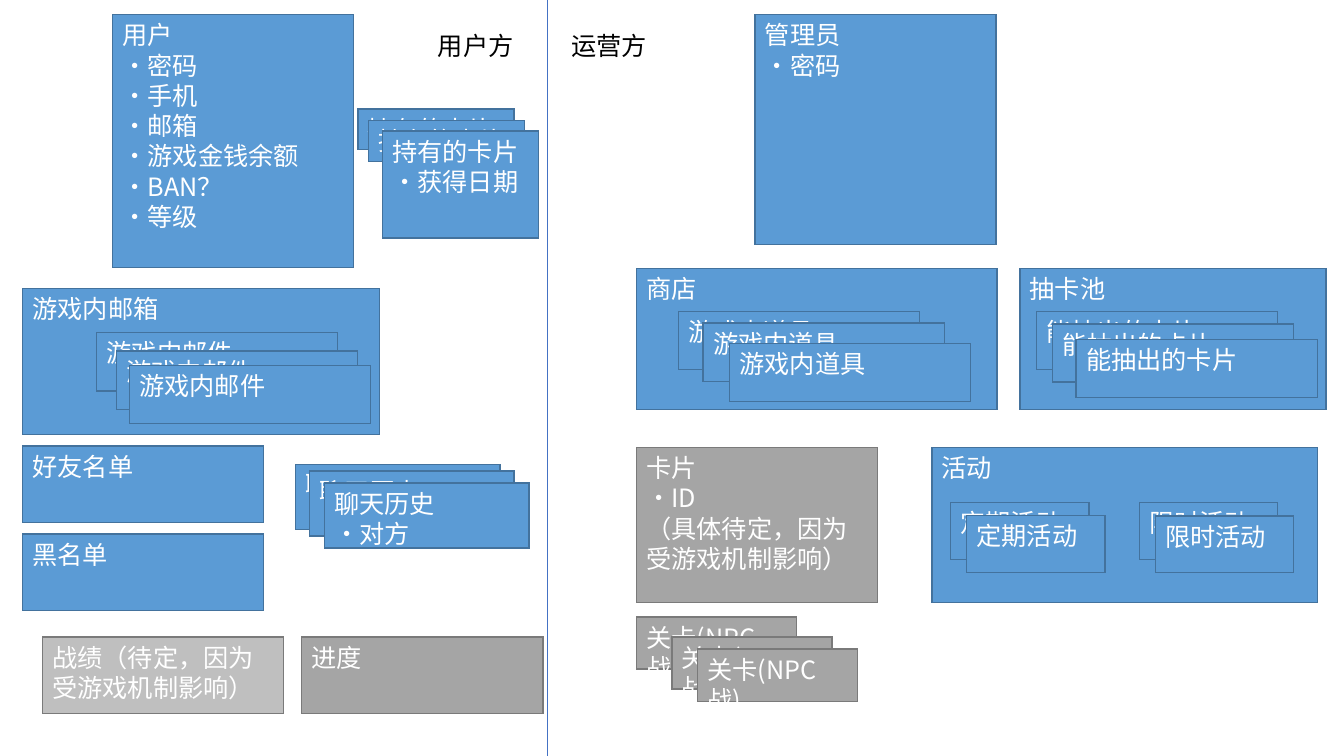
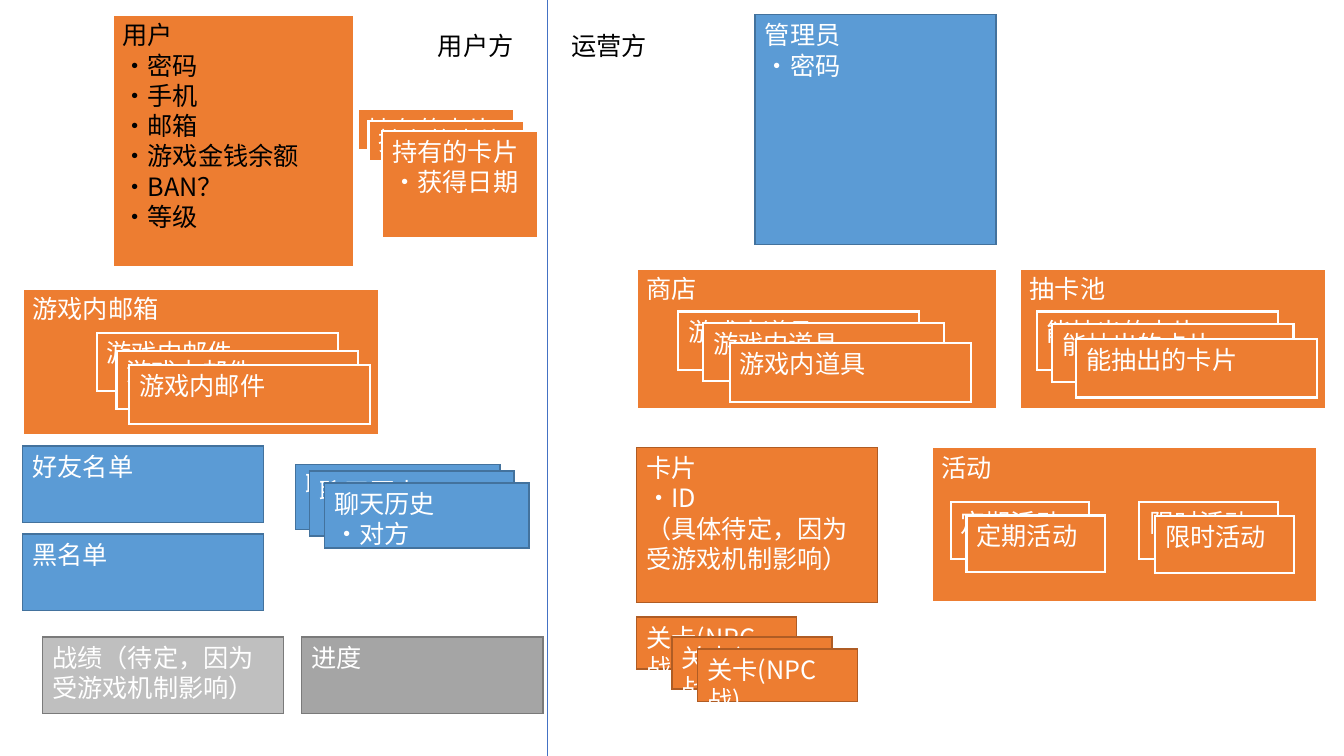
Before and after one commit to bluelaserpointer/CardGame, a slide deck: slide 7 of 抽卡手游.pptx. Drawn at 1344x756 pixels with LibreOffice and Linux fonts; fonts in the diff are those of the drawing. Boxes give left, top, right and bottom in pixels: in the first picture for what was removed or moved away, otherwise in the second. Text is boxed around its words. In the diff, an @@ line names an element or a change of style, - is before the commit and + after.

Commit message:
更新了前端Admin授权更改的数据部分

```diff
--- a/抽卡手游.pptx
+++ b/抽卡手游.pptx
@@ rectangle "用户" at box(113, 15, 354, 267): text colour #FFFFFF to #000000; fill #5B9BD5 to #ED7D31; outline #43739E 1 pt to #FFFFFF 1.5 pt @@
@@ fill #5B9BD5 to #ED7D31; outline #43739E 1 pt to #FFFFFF 1.5 pt in 20 elements at box(22, 288, 379, 435), box(636, 268, 997, 409), box(97, 333, 338, 391), box(679, 312, 920, 370), box(1020, 268, 1327, 409), box(1036, 312, 1277, 370), box(117, 351, 358, 409), box(129, 366, 370, 424), box(1053, 324, 1294, 382), box(1077, 340, 1318, 398), box(704, 324, 945, 382), box(730, 344, 971, 402), box(358, 109, 514, 149), box(369, 121, 525, 161), box(382, 131, 538, 238), box(933, 448, 1318, 603), box(951, 502, 1089, 559), box(1139, 502, 1277, 559), box(967, 515, 1105, 572), box(1155, 516, 1294, 573) @@
@@ fill #A5A5A5 to #ED7D31; outline #7A7A7A 1 pt to #AF5C24 1 pt in 4 elements at box(636, 448, 877, 603), box(636, 617, 797, 669), box(673, 637, 833, 690), box(698, 649, 858, 702) @@
```
